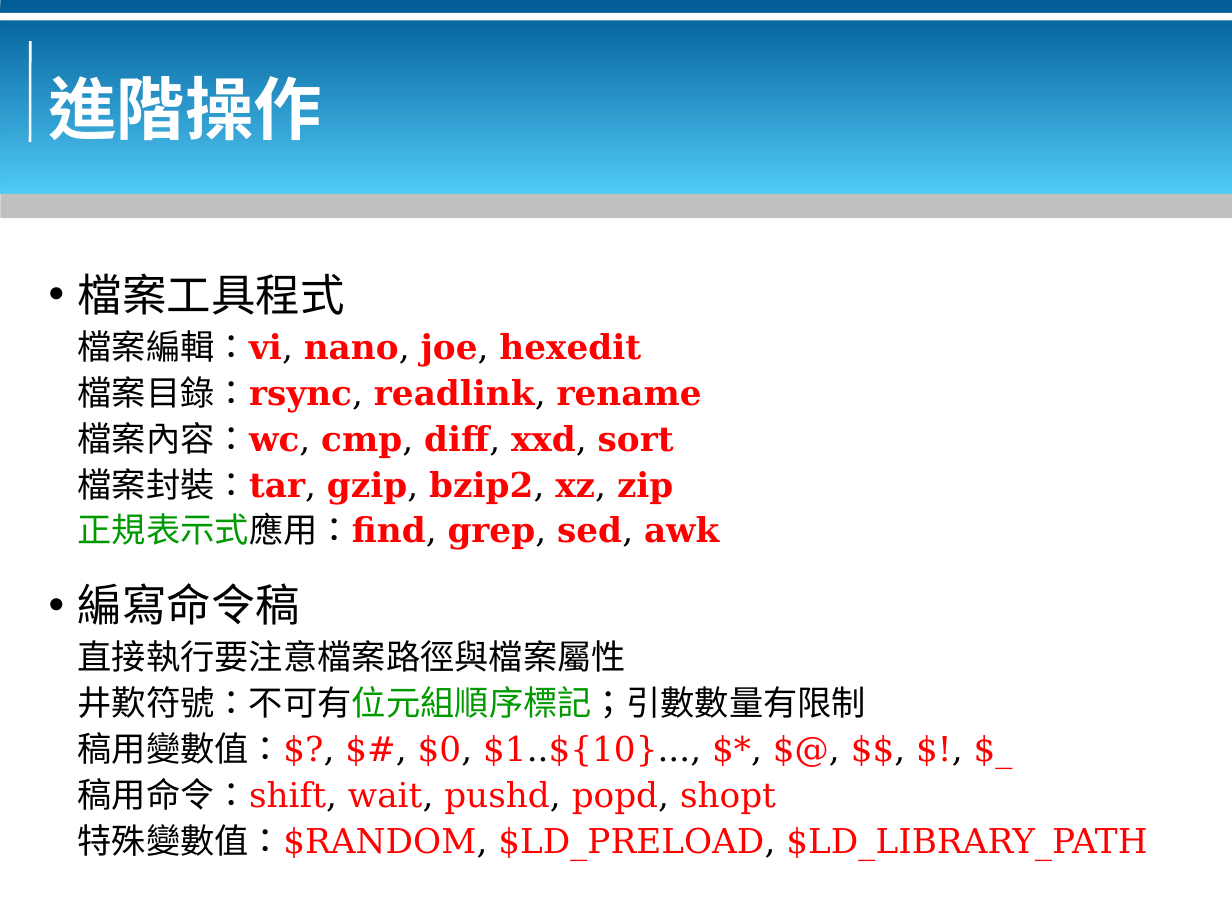
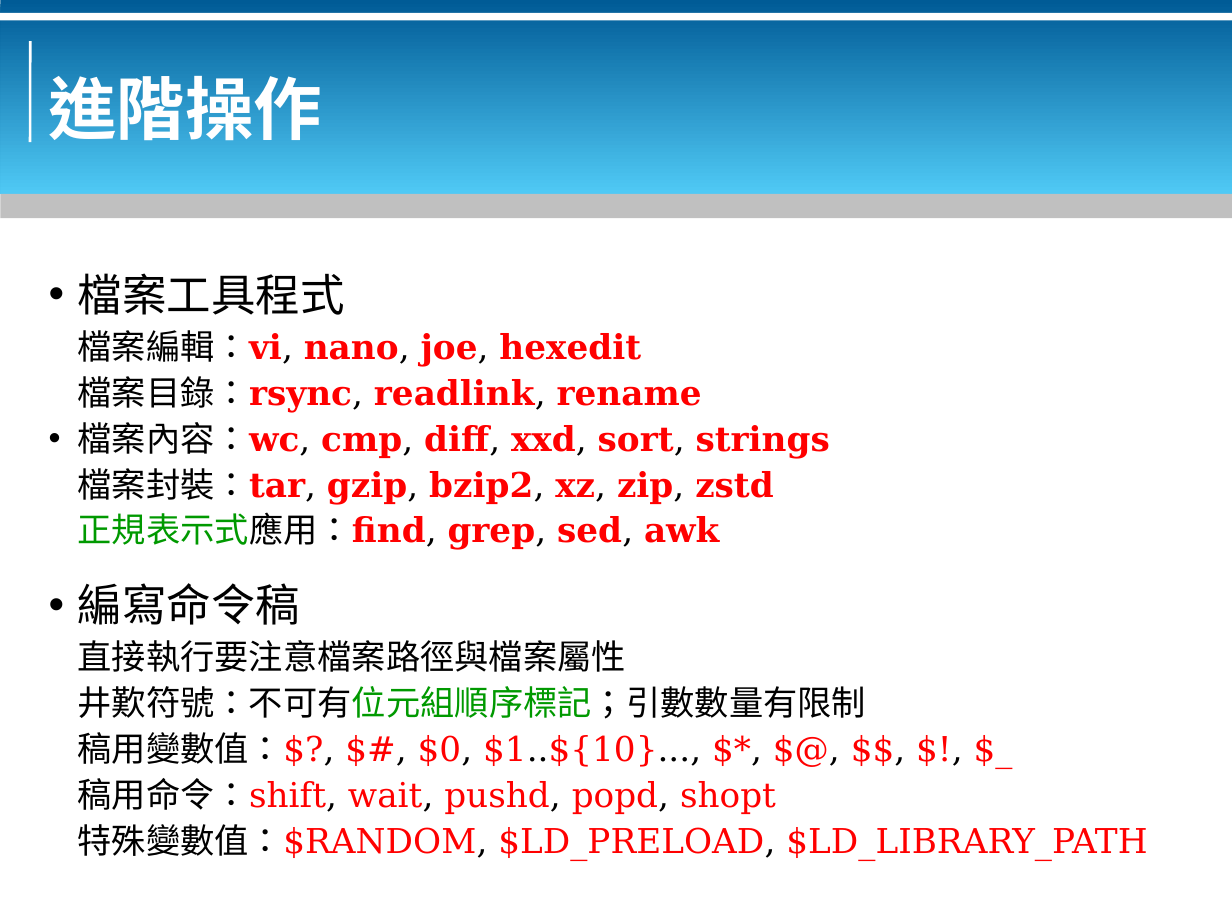
Before and after one commit to bluebat/.presentations, a slide deck: slide 20 of bash-basics.odp. Drawn at 1232x924 pixels with LibreOffice and Linux fonts; fonts in the diff are those of the drawing; background and template pictures are left out. Boxes give left, top, right and bottom in pixels: in the first picture for what was removed or moved away, otherwise in the second. Text is boxed around its words. In the diff, an @@ line names an element or a change of style, - is before the commit and + after.

```diff
--- a/bash-basics.odp
+++ b/bash-basics.odp
@@ text at bbox=[78, 422, 830, 504]: text changed @@
-檔案內容：wc, cmp, diff, xxd, sort
-檔案封裝：tar, gzip, bzip2, xz, zip
+• 檔案內容：wc, cmp, diff, xxd, sort, strings
+檔案封裝：tar, gzip, bzip2, xz, zip, zstd
```
Also in this commit, not shown: 1 other slide changed, 1 other file.
